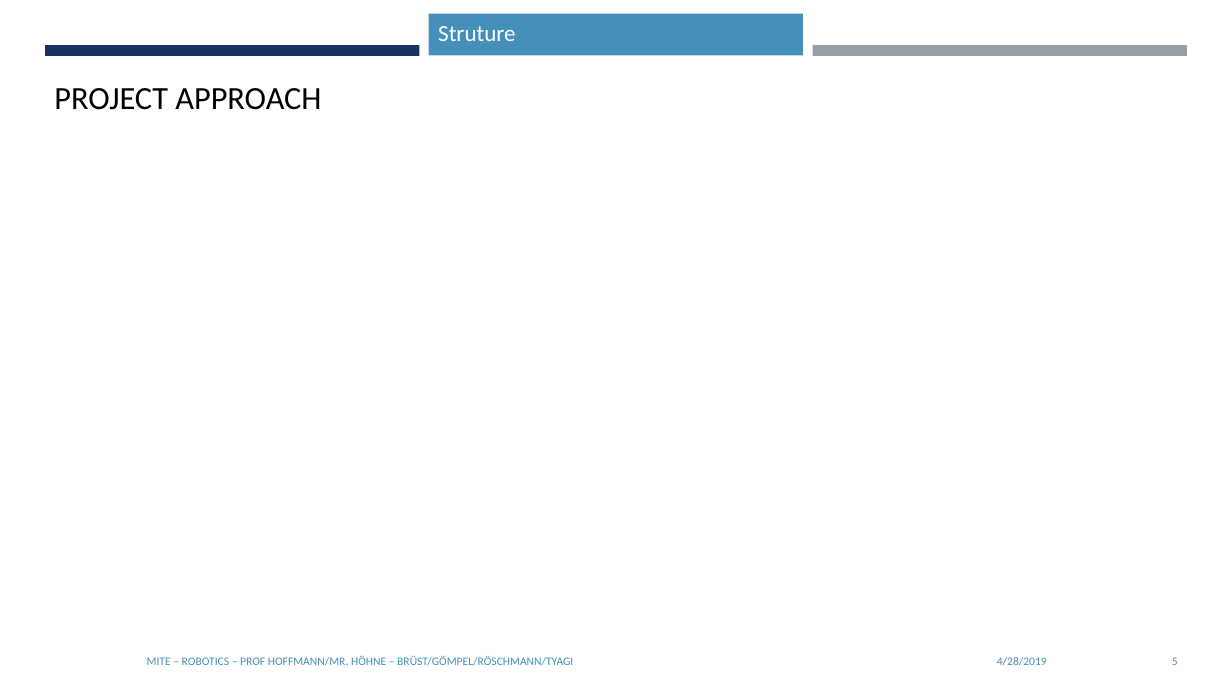
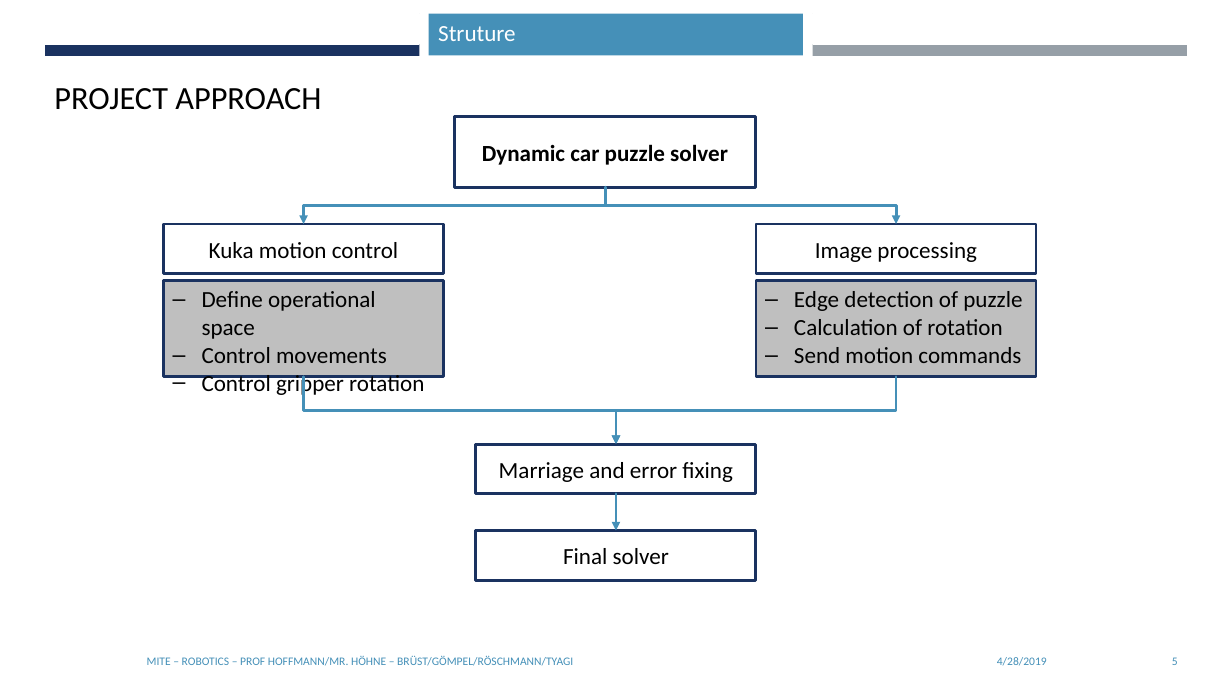
Before and after one commit to Pietfried/robotics-carpuzzle, a slide deck: slide 5 of Documentation/MuITE_RB_InitialPresentation.pptx. Drawn at 1232x693 pixels with LibreOffice and Linux fonts; fonts in the diff are those of the drawing; background and template pictures are left out. Boxes give left, top, right and bottom in pixels: in the first picture for what was removed or moved away, otherwise in the second. Text is boxed around its words. In the diff, an @@ line names an element or a change of style, - is before the commit and + after.

Commit message:
Add files via upload
Update of presentation

```diff
--- a/Documentation/MuITE_RB_InitialPresentation.pptx
+++ b/Documentation/MuITE_RB_InitialPresentation.pptx
@@ rectangle added at <box>455,116,757,188</box>, outline #1A3260 2.25 pt, 18 pt, text #000000, bold @@
+Dynamic car puzzle solver
@@ elbow arrow added from (605, 188) to (304, 224), #4590B8 2.25 pt @@
@@ elbow arrow added from (605, 188) to (897, 224), #4590B8 2.25 pt @@
@@ rectangle added at <box>164,224,444,274</box>, outline #1A3260 2.25 pt, 18 pt, text #000000 @@
+Kuka motion control
@@ rectangle added at <box>756,224,1036,274</box>, outline #1A3260 2.25 pt, 18 pt, text #000000 @@
+Image processing
@@ rectangle added at <box>164,280,444,376</box>, fill #BFBFBF, outline #1A3260 2.25 pt, 18 pt, text #000000 @@
+– Define operational space
+– Control movements
+– Control gripper rotation
@@ rectangle added at <box>756,280,1036,376</box>, fill #BFBFBF, outline #1A3260 2.25 pt, 18 pt, text #000000 @@
+– Edge detection of puzzle
+– Calculation of rotation
+– Send motion commands
@@ elbow arrow added from (304, 377) to (616, 445), #4590B8 2.25 pt @@
@@ elbow arrow added from (897, 377) to (616, 445), #4590B8 2.25 pt @@
@@ rectangle added at <box>476,445,756,494</box>, outline #1A3260 2.25 pt, 18 pt, text #000000 @@
+Marriage and error fixing
@@ arrow added from (616, 494) to (616, 531), #4590B8 2.25 pt @@
@@ rectangle added at <box>476,531,756,580</box>, outline #1A3260 2.25 pt, 18 pt, text #000000 @@
+Final solver
```
Also in this commit, not shown: 8 other slides changed, 1 other file.
